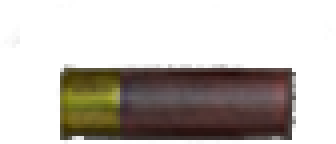
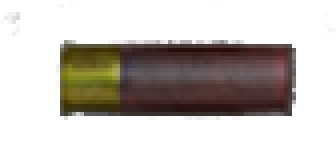
The second 336×144 image is a revision of the first. Changes to its layers:
painted on "shell" over (0, 4, 336, 144)
